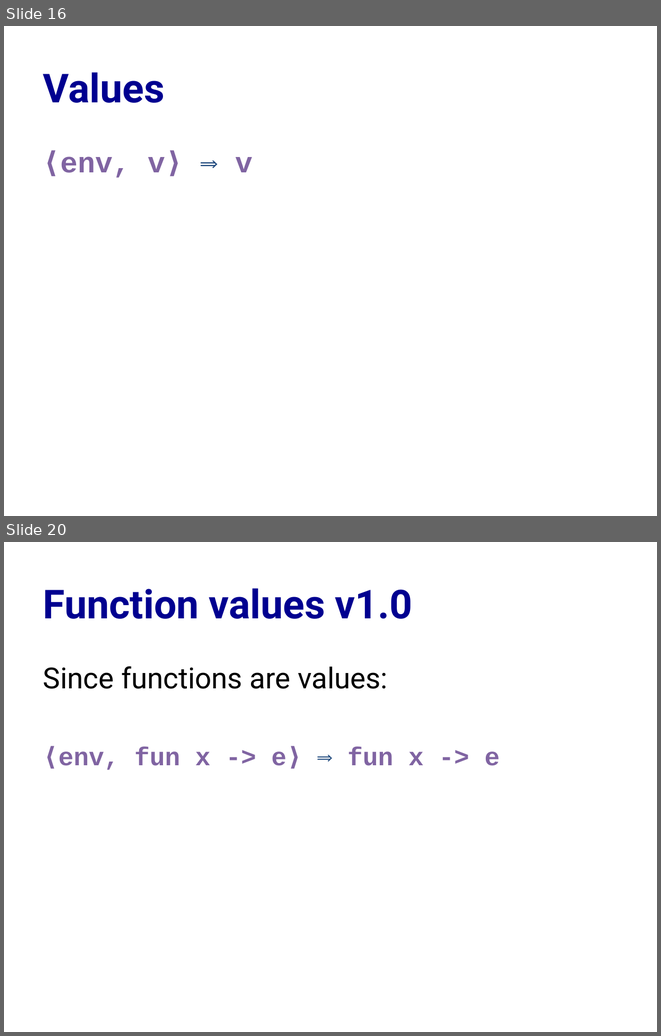
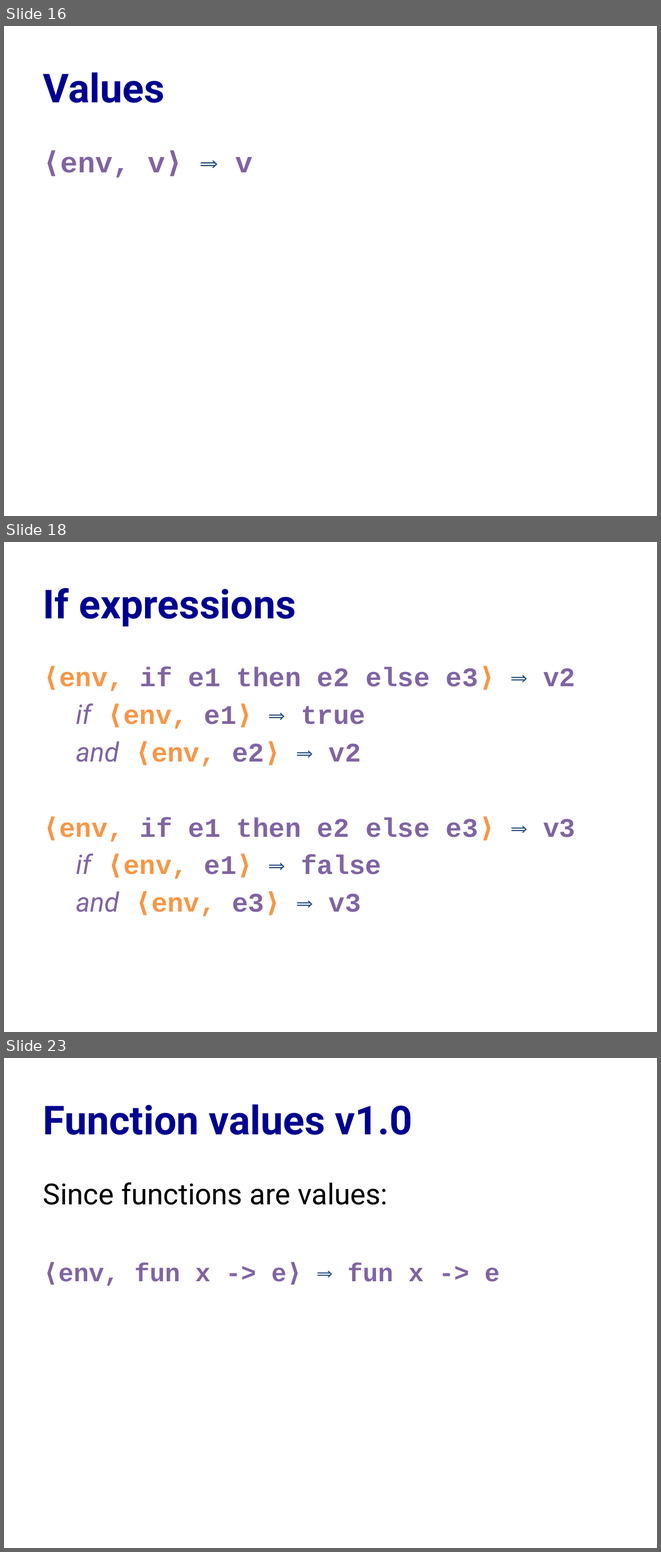
Before and after one commit to cs3110/materials-2019fa, a slide deck: 18-env-model/lec.pptx. Shown one above the other, each under a label of ours: slides 16 and 20 before the commit, slides 16, 18 and 23 after it; the slides between them are not shown. The pictures are 661x1036 and 661x1552 pixels, drawn with LibreOffice and Linux fonts; fonts in the diff are those of the drawing. Boxes give left, top, right and bottom in pixels: in the first picture for what was removed or moved away, otherwise in the second. Text is boxed around its words. In the diff, an @@ line names an element or a change of style, - is before the commit and + after.

```diff
--- a/18-env-model/lec.pptx
+++ b/18-env-model/lec.pptx
@@ slide 18 added at [4, 542, 657, 1032], background #FFFFFF @@
@@ title added at [43, 588, 297, 627], 44 pt, text #000090, bold @@
+If expressions
@@ text added at [59, 667, 575, 916], 29.6 pt, text #8064A2, bold @@
+⟨env, if e1 then e2 else e3⟩ ⟹ v2
+if ⟨env, e1⟩ ⟹ true
+and ⟨env, e2⟩ ⟹ v2
+⟨env, if e1 then e2 else e3⟩ ⟹ v3
+if ⟨env, e1⟩ ⟹ false
+and ⟨env, e3⟩ ⟹ v3
@@ what was slide 20 is now slide 23 @@
```
Also in this commit, not shown: 6 slides changed, 2 other slides added, 1 other file.
